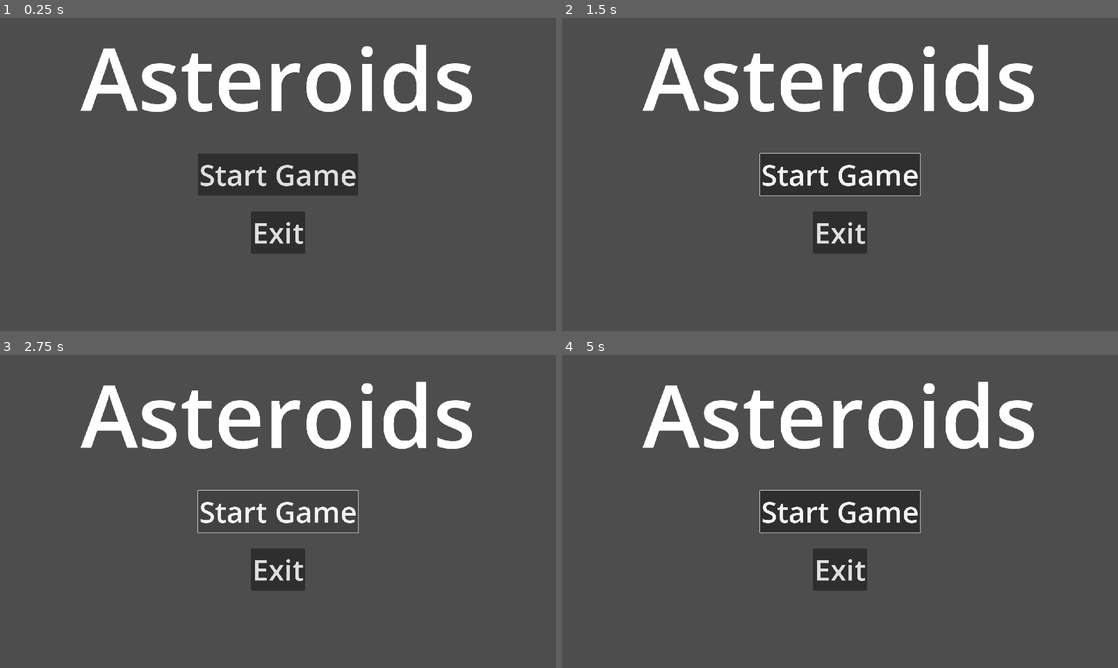
Above: before the commit, frames 1-4 (two rows, left to right).
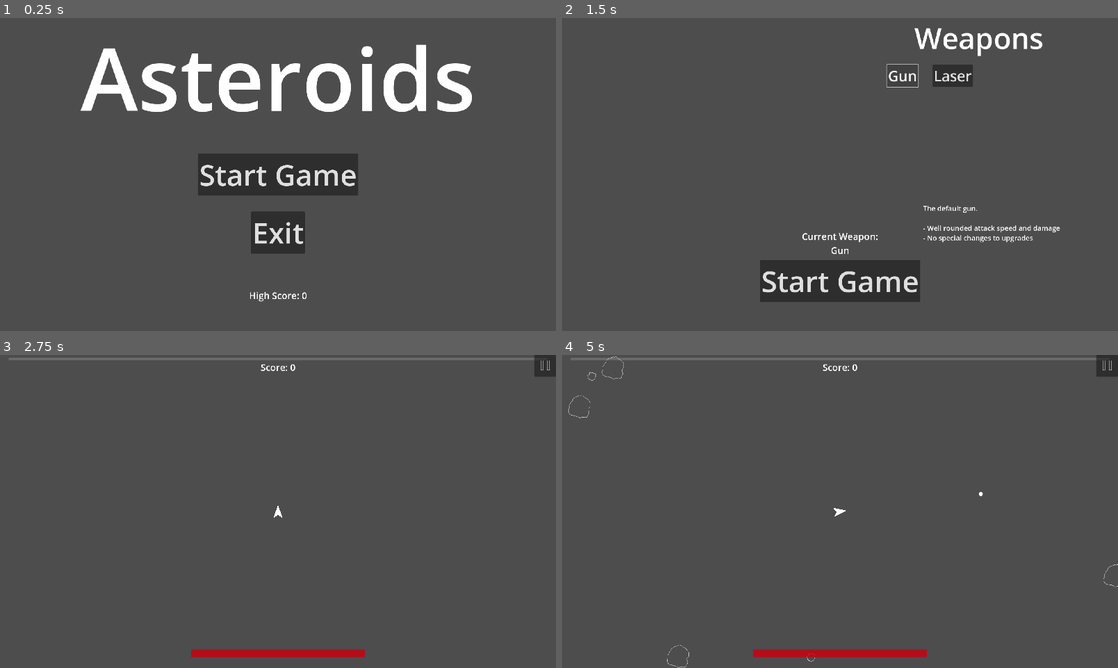
Above: after the commit, the same moments.

Repository: CoilSeb/AsteroidsPersonal
Game: Godot game, scene res://Scenes/Screens/Start Screen/StartScreen.tscn
Two runs of this game, one before a commit and one after it. Both use one fixed random seed, a clock stepped at 60 frames per second and the inputs below.
Inputs (mouse positions are in pixels of both pictures, inside the frame that each line leads up to):
- Up to frame 1 (0.25 s): no input
- Up to frame 2 (1.5 s): click "Start Game" at 0.5 s; click (901, 74) at 1.25 s, where only the run after the commit has a clickable "Gun"
- Up to frame 3 (2.75 s): click "Start Game" at 2 s
- Up to frame 4 (5 s): click (1106, 364) at 2.77 s; click (840, 511) at 3.5 s, where only the run after the commit has a clickable "Restart Game"; tap Enter at 4.25 s; move the mouse to (962, 495) at 4.27 s; hold D (rotate_right) from 4.28 s (still down); hold Right mouse button (M2) from 4.28 s (still down); tap Space (shoot) at 4.55 s

The runs differ from the first frame. In frame 1, 0.1% of the frame differs, in the area x 45-56%, y 87-91%; in frame 2, 16%, in the area x 14-90%, y 3-91%; in frame 3, 9.2%; in frame 4, 12%.
Error before the commit: Parse Error: Expected indented block after "if" block. (res://Upgrades/upgrades.gd:17)

Commit message:
Add asteroid spawning and adjust spawn timer*** ***Update key_upgrade value for health_up and health_regen*** ***Add regen_with_degen upgrade*** ***Fix thrust value in Player.gd*** ***Update UI layout in UI.tscn*** ***Refactor Global.gd to add key upgrades and refresh function

Diff:
--- a/Global Scripts/Global.gd
+++ b/Global Scripts/Global.gd
@@ -15,13 +15,8 @@
 var exp
 var exp_threshold
 var weapon
-var tank_mode = false
-var mega_regen
 
-signal update_max_health(value)
-signal update_health(value)
-
-var upgrades_test = [
+var start_upgrades = [
 	preload("res://Upgrades/Solo_Upgrades/damage_up.tres"),
 	preload("res://Upgrades/Solo_Upgrades/attack_speed_up.tres"),
 	preload("res://Upgrades/Solo_Upgrades/collision_damage_up.tres"),
@@ -31,6 +26,12 @@
 	preload("res://Upgrades/Solo_Upgrades/health_regen.tres"),
 	preload("res://Upgrades/Solo_Upgrades/bullet_velocity.tres"),
 ]
+const REGEN_WITH_DEGEN = preload("res://Upgrades/Solo_Upgrades/regen_with_degen.tres")
+
+signal update_max_health(value)
+signal update_health(value)
+
+var upgrades_test = start_upgrades.duplicate()
 
 var key_upgrades = []
 
@@ -38,24 +39,19 @@
 func _ready():
 	Global.high_score = load_score()
 
+func add_key_upgrades(key_upgrade):
+	key_upgrades.append(key_upgrade)
+	if key_upgrades.has("health_regen") and key_upgrades.has("health"):
+		upgrades_test.append(REGEN_WITH_DEGEN)
 
 func refresh():
-	upgrades_test = [
-		preload("res://Upgrades/Solo_Upgrades/damage_up.tres"),
-		preload("res://Upgrades/Solo_Upgrades/attack_speed_up.tres"),
-		preload("res://Upgrades/Solo_Upgrades/collision_damage_up.tres"),
-		preload("res://Upgrades/Solo_Upgrades/health_up.tres"),
-		preload("res://Upgrades/Solo_Upgrades/move_speed.tres"),
-		preload("res://Upgrades/Solo_Upgrades/counter_thrust.tres"),
-		preload("res://Upgrades/Solo_Upgrades/health_regen.tres"),
-		preload("res://Upgrades/Solo_Upgrades/bullet_velocity.tres"),
-	]
+	upgrades_test = start_upgrades.duplicate()
 
-	health = 30000
+	health = 300
 	max_health = health
 	health_regen = 0
 
-	move_speed = 0
+	move_speed = 500
 	counter_thrust = 0
 
 	match weapon:
@@ -71,6 +67,7 @@
 
 	exp = 0
 	exp_threshold = 30
+	key_upgrades.clear()
 
 
 
--- a/Scenes/Player/Player.gd
+++ b/Scenes/Player/Player.gd
@@ -8,7 +8,7 @@
 var laserInstance
 var screen_size
 var rotateSpeed = 5
-var thrust = 500
+var thrust
 var counter_thrust
 var slowDown = 1
 var shootTimer = null
@@ -32,12 +32,9 @@
 
 
 func _physics_process(delta):
-	thrust = thrust + Global.move_speed
+	thrust = Global.move_speed
 	counter_thrust = Global.counter_thrust
-	if Global.mega_regen:
-		Ui.update_health(Global.health_regen * 3 * delta)
-	else:
-		Ui.update_health(Global.health_regen * delta)
+	Ui.update_health(Global.health_regen * delta)
 	# Screen Wrap
 	if position.x < 0:
 		position.x = screen_size.x
@@ -88,13 +85,6 @@
 			bulletInstance.global_position = global_position  # Set the bullet's position
 			bulletInstance.direction = Vector2.UP.rotated(rotation)  # Set the bullet's direction
 			shootTimer.start(Global.attack_speed)
-			if Global.tank_mode:
-				if Global.attack_speed > 0.1:
-					Global.attack_speed -= 0.075
-				else: Global.attack_speed = 0.1
-				if thrust + Global.move_speed > 0:
-					thrust -= (Global.move_speed + 10)
-					print(thrust)
 
 
 	if Global.health <= 0:
--- a/Scenes/Screens/GameScene/GameScene.gd
+++ b/Scenes/Screens/GameScene/GameScene.gd
@@ -91,7 +91,8 @@
 	return locations[randi_range(0,3)]
 
 func _on_spawn_timer_timeout():
-	pass
+	spawn_Asteroid()
+	$SpawnTimer.wait_time = 15
 
 
 func _on_timer_wave_timeout():
--- a/Scenes/UI/UI.gd
+++ b/Scenes/UI/UI.gd
@@ -17,12 +17,27 @@
 @onready var upgrade_menu = $Upgrade_Menu
 @onready var upgrade_dim_overlay = $Upgrade_Menu/Upgrade_Dim_Overlay
 @onready var first_upgrade_button = $Upgrade_Menu/First_Upgrade
-@onready var texture_rect_1 = $Upgrade_Menu/First_Upgrade/TextureRect1
 @onready var second_upgrade_button = $Upgrade_Menu/Second_Upgrade
-@onready var texture_rect_2 = $Upgrade_Menu/Second_Upgrade/TextureRect2
 @onready var third_upgrade_button = $Upgrade_Menu/Third_Upgrade
-@onready var texture_rect_3 = $Upgrade_Menu/Third_Upgrade/TextureRect3
 @onready var level_up_timer = $Level_Up_Timer
+
+@onready var buttons = [
+	$Upgrade_Menu/First_Upgrade,
+	$Upgrade_Menu/Second_Upgrade,
+	$Upgrade_Menu/Third_Upgrade
+]
+
+@onready var textures = [
+	$Upgrade_Menu/First_Upgrade/TextureRect1,
+	$Upgrade_Menu/Second_Upgrade/TextureRect2,
+	$Upgrade_Menu/Third_Upgrade/TextureRect3,
+]
+
+@onready var text_labels = [
+	$Upgrade_Menu/First_Upgrade/RichTextLabel1,
+	$Upgrade_Menu/Second_Upgrade/RichTextLabel2,
+	$Upgrade_Menu/Third_Upgrade/RichTextLabel3
+]
 
 var score = 0
 var first_upgrade: upgrade
@@ -67,9 +82,8 @@
 	pause_menu.visible = !pause_menu.visible
 	if upgrade_menu.visible == true:
 		get_tree().paused = true
-		first_upgrade_button.visible = !first_upgrade_button.visible
-		second_upgrade_button.visible = !second_upgrade_button.visible
-		third_upgrade_button.visible = !third_upgrade_button.visible
+		for button in buttons:
+			button.visible != button.visible
 
 
 func _on_ResumeButton_pressed():
@@ -187,26 +201,15 @@
 func get_upgrades():
 	Global.upgrades_test.shuffle()
 
-	var buttons = [
-		first_upgrade_button,
-		second_upgrade_button,
-		third_upgrade_button,
-	]
-	var textures = [
-		texture_rect_1,
-		texture_rect_2,
-		texture_rect_3,
-	]
-
 	for i in range(3):
 		if Global.upgrades_test.size() - 1 >= i:
 			var my_upgrade = Global.upgrades_test[i]
 
-			buttons[i].text = my_upgrade.upgrade_text
+			text_labels[i].text = "[center]" + my_upgrade.upgrade_text
 			textures[i].texture = my_upgrade.upgrade_texture
 			upgrades[i] = my_upgrade
 		else:
-			buttons[i].text = "null"
+			text_labels[i].text = "null"
 			textures[i].texture = null
 			upgrades[i] = null
 
--- a/Scenes/UI/UI.tscn
+++ b/Scenes/UI/UI.tscn
@@ -157,6 +157,18 @@
 grow_horizontal = 2
 grow_vertical = 2
 
+[node name="RichTextLabel1" type="RichTextLabel" parent="Upgrade_Menu/First_Upgrade"]
+custom_minimum_size = Vector2(0, 400)
+layout_mode = 1
+anchors_preset = 12
+anchor_top = 1.0
+anchor_right = 1.0
+anchor_bottom = 1.0
+grow_horizontal = 2
+grow_vertical = 0
+mouse_filter = 2
+bbcode_enabled = true
+
 [node name="Second_Upgrade" type="Button" parent="Upgrade_Menu"]
 layout_mode = 1
 anchors_preset = 8
@@ -187,6 +199,18 @@
 grow_horizontal = 2
 grow_vertical = 2
 
+[node name="RichTextLabel2" type="RichTextLabel" parent="Upgrade_Menu/Second_Upgrade"]
+custom_minimum_size = Vector2(0, 400)
+layout_mode = 1
+anchors_preset = 12
+anchor_top = 1.0
+anchor_right = 1.0
+anchor_bottom = 1.0
+grow_horizontal = 2
+grow_vertical = 0
+mouse_filter = 2
+bbcode_enabled = true
+
 [node name="Third_Upgrade" type="Button" parent="Upgrade_Menu"]
 layout_mode = 1
 anchors_preset = 8
@@ -216,6 +240,18 @@
 offset_bottom = -30.0
 grow_horizontal = 2
 grow_vertical = 2
+
+[node name="RichTextLabel3" type="RichTextLabel" parent="Upgrade_Menu/Third_Upgrade"]
+custom_minimum_size = Vector2(0, 400)
+layout_mode = 1
+anchors_preset = 12
+anchor_top = 1.0
+anchor_right = 1.0
+anchor_bottom = 1.0
+grow_horizontal = 2
+grow_vertical = 0
+mouse_filter = 2
+bbcode_enabled = true
 
 [node name="Reroll_Button" type="Button" parent="Upgrade_Menu"]
 layout_mode = 1
--- a/Upgrades/Solo_Upgrades/health_regen.tres
+++ b/Upgrades/Solo_Upgrades/health_regen.tres
@@ -9,7 +9,7 @@
 upgrade_text = "Upgrades health regeneration by 3"
 upgrade_value = 3.0
 upgrade_texture = ExtResource("2_33ilv")
-key_upgrade = false
+key_upgrade = true
 
 [sub_resource type="Resource" id="Resource_f2fme"]
 script = ExtResource("1_xks40")
--- a/Upgrades/Solo_Upgrades/health_up.tres
+++ b/Upgrades/Solo_Upgrades/health_up.tres
@@ -9,7 +9,7 @@
 upgrade_text = "Upgrades health by 150"
 upgrade_value = 150.0
 upgrade_texture = ExtResource("2_1x2gu")
-key_upgrade = false
+key_upgrade = true
 
 [sub_resource type="Resource" id="Resource_84j6l"]
 script = ExtResource("1_nplsq")
--- /dev/null
+++ b/Upgrades/Solo_Upgrades/regen_with_degen.tres
@@ -0,0 +1,10 @@
+[gd_resource type="Resource" script_class="upgrade" load_steps=2 format=3 uid="uid://bphh44jn8vwsc"]
+
+[ext_resource type="Script" path="res://Upgrades/upgrades.gd" id="1_5dmgb"]
+
+[resource]
+script = ExtResource("1_5dmgb")
+upgrade_name = "regen_with_degen"
+upgrade_text = "Regenerate 75 health per second, but you only have 75 health"
+upgrade_value = 3.0
+key_upgrade = false
--- a/Upgrades/upgrades.gd
+++ b/Upgrades/upgrades.gd
@@ -11,11 +11,11 @@
 
 
 func upgrade_player():
+	if key_upgrade:
+		Global.add_key_upgrades(upgrade_name)
 	match upgrade_name:
 		"health":
 			upgrade_health()
-			if key_upgrade():
-
 		"damage":
 			upgrade_damage()
 		"attack_speed":
@@ -30,6 +30,17 @@
 			upgrade_counter_thrust()
 		"bullet_velocity":
 			upgrade_bullet_velocity()
+		"regen_with_degen":
+			regen_with_degen()
+
+
+func regen_with_degen():
+	Global.max_health = Global.max_health/upgrade_value
+	Global.health = Global.health/upgrade_value
+	Global.update_max_health.emit(0)
+	Global.health_regen = 75
+
+	Global.max_health
 
 func upgrade_health():
 	Global.update_max_health.emit(upgrade_value)
